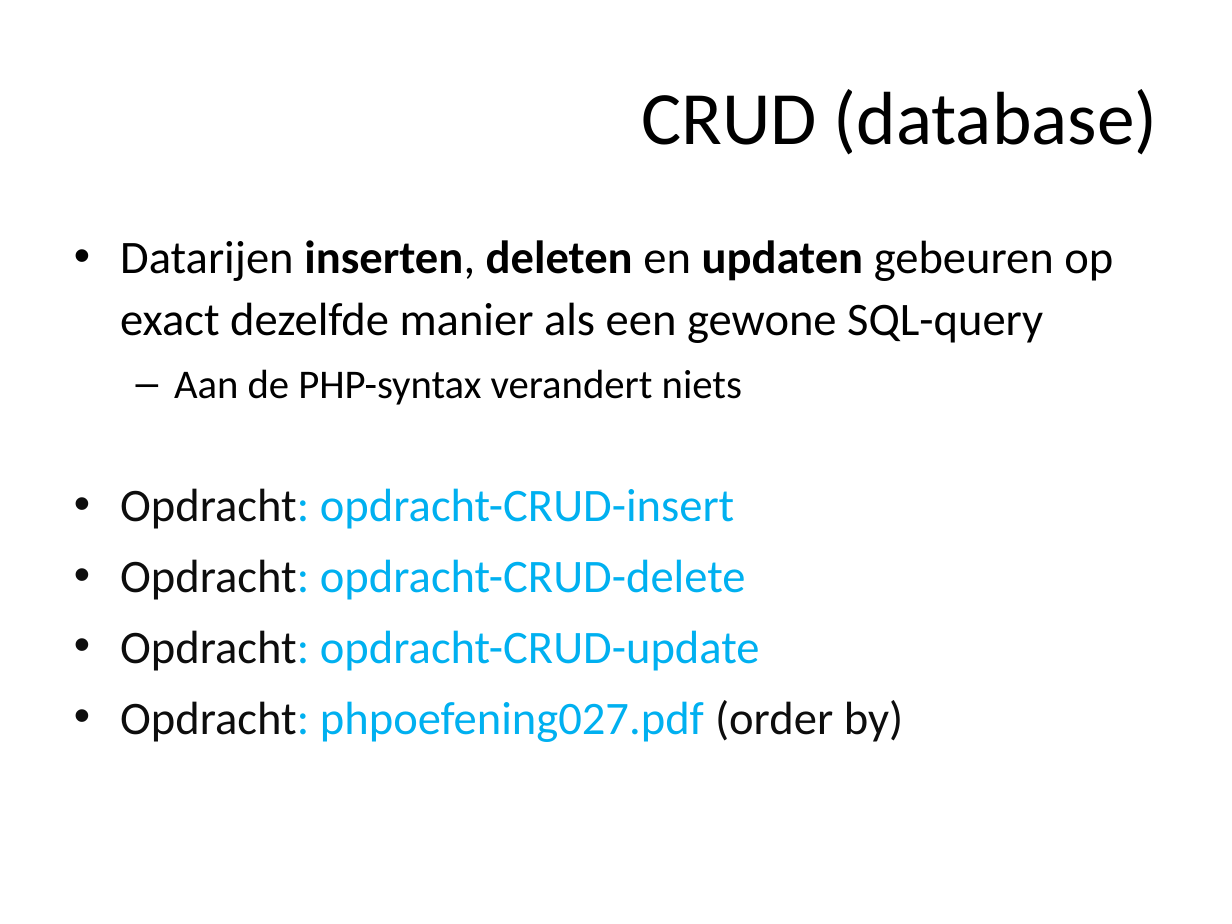
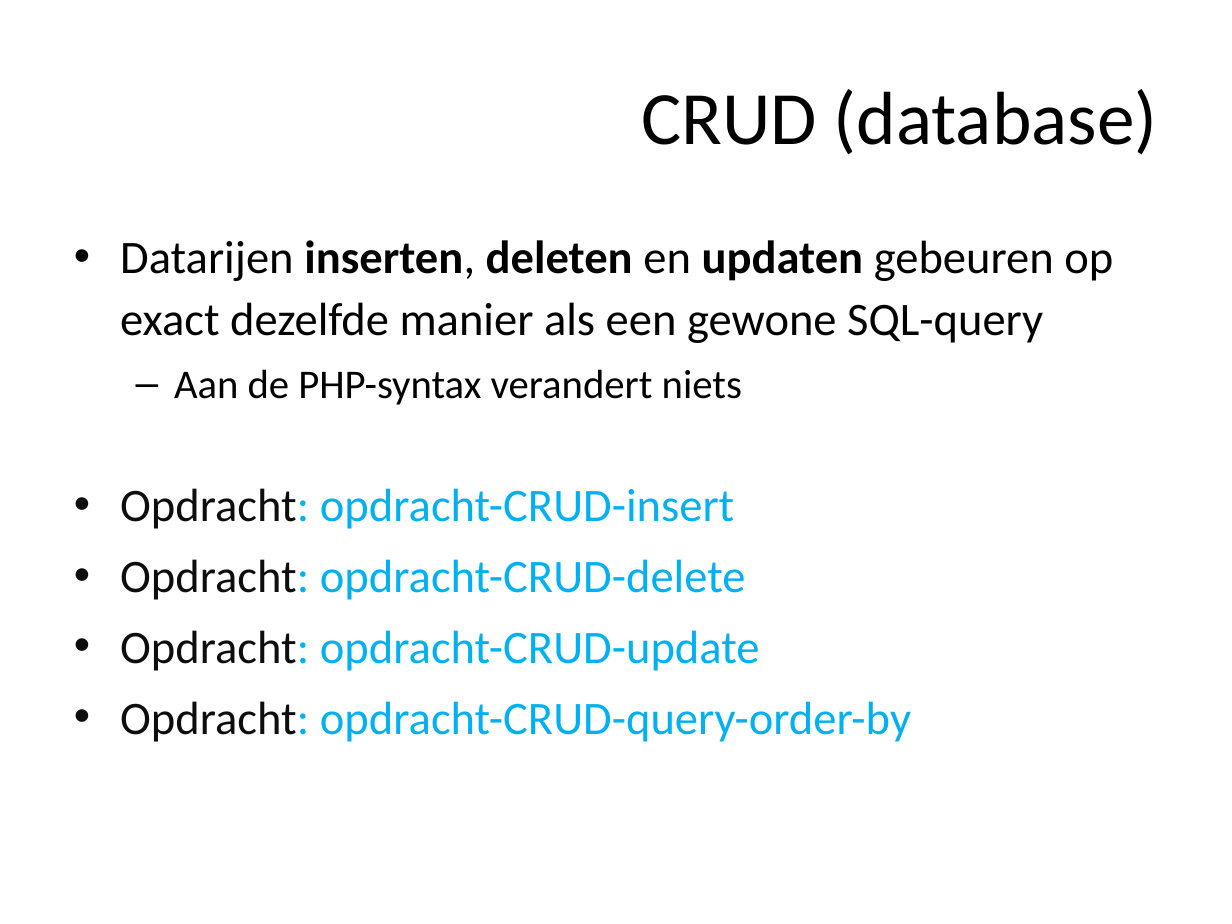
Before and after one commit to ajkea/web-backend-1, a slide deck: slide 72 of public/cursus/web-backend-uitdieping.pptx. Drawn at 1232x924 pixels with LibreOffice and Linux fonts; fonts in the diff are those of the drawing. Boxes give left, top, right and bottom in pixels: in the first picture for what was removed or moved away, otherwise in the second. Text is boxed around its words. In the diff, an @@ line names an element or a change of style, - is before the commit and + after.

Commit message:
add opdracht, update slides

```diff
--- a/public/cursus/web-backend-uitdieping.pptx
+++ b/public/cursus/web-backend-uitdieping.pptx
@@ text at [120, 701, 911, 742]: text changed @@
-• Opdracht: phpoefening027.pdf (order by)
+• Opdracht: opdracht-CRUD-query-order-by
```
Also in this commit, not shown: 5 other files.
